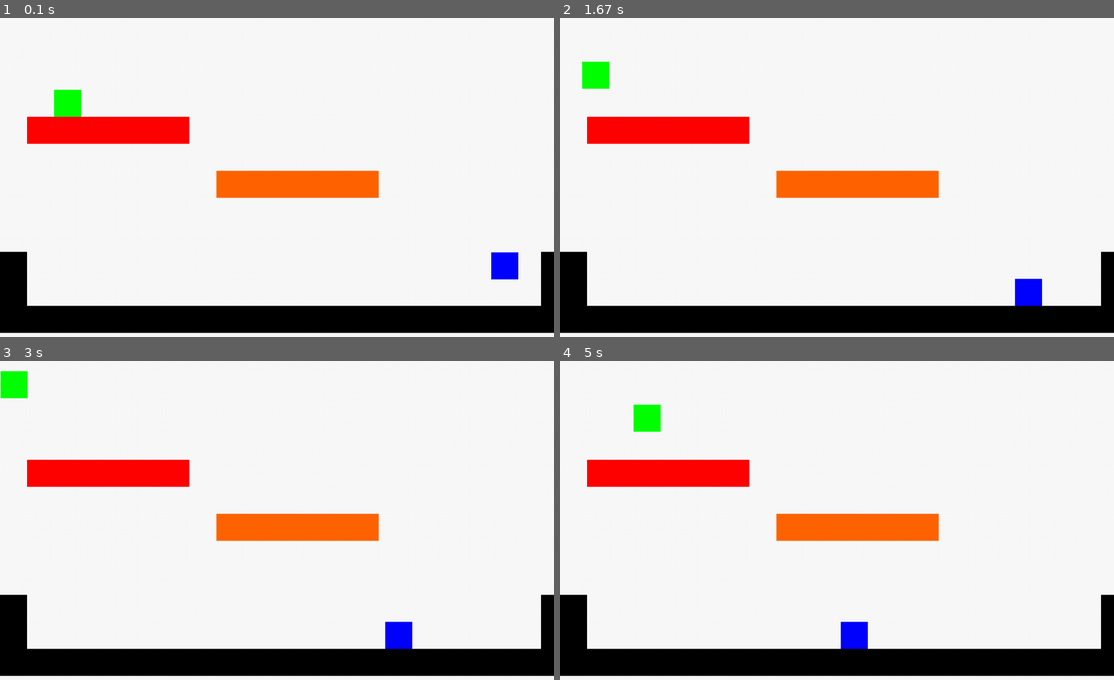
Above: before the commit, frames 1-4 (two rows, left to right).
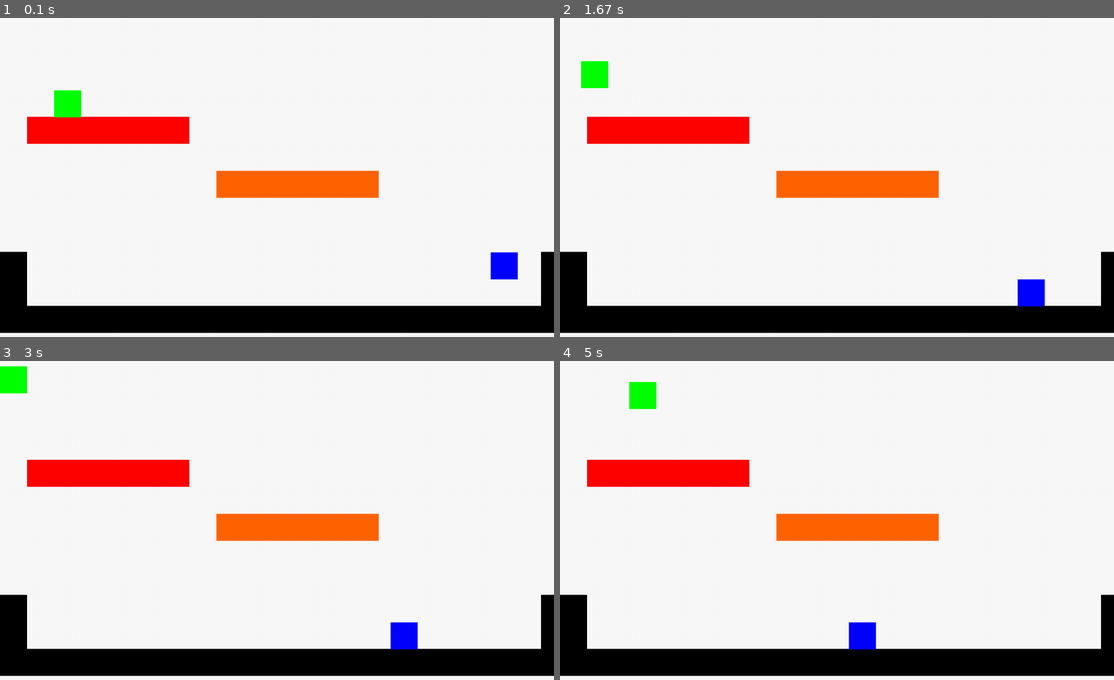
Above: after the commit, the same moments.

Repository: icanwalkonwater/sb-gamejam-pygame
Game: pygame game, started from src/main.py
The game is run twice, just before and just after one commit, with the same random seed, the same clock (stepped at 60 frames per second) and the same inputs.
Inputs:
- Up to frame 1 (0.1 s): no input
- Up to frame 2 (1.67 s): tap Space at 0.33, 1.07, 1.37 s; tap D at 0.67 s; hold Q 1-1.47 s
- Up to frame 3 (3 s): tap Space at 2.07, 2.37 s
- Up to frame 4 (5 s): hold D 3-3.53 s; tap Space at 3.07, 3.37, 3.63, 3.93, 4.95 s; tap D at 4.47, 4.87 s

The runs differ from the first frame. In frame 1, less than 0.1% of the frame differs, in the area x 9-94%, y 22-83%; in frame 2, 0.2%; in frame 3, 0.4%; in frame 4, 1.0%, in the area x 12-58%, y 6-91%.

Commit message:
Scene management, scene layers, input controller improvment, collision_mask is now a list of layers

Diff:
--- a/src/constants.py
+++ b/src/constants.py
@@ -16,6 +16,13 @@
 ENEMY_DETECTION_RANGE = Rect((0, 0), (300, 300))
 
 
+class Layers(Enum):
+    ENVIRONMENT = 1
+    PLAYER = 2
+    ENEMY = 3
+    PROJECTILE = 4
+
+
 class ImpactSide(Enum):
     TOP = 1
     BOTTOM = 2
--- a/src/enemy.py
+++ b/src/enemy.py
@@ -9,7 +9,7 @@
 
 class Enemy(RigidPhysicsAwareGameObject):
 
-    def __init__(self, surface: Surface, weight: float, ground: [GameObject], target: GameObject):
+    def __init__(self, surface: Surface, weight: float, target: GameObject, ground: [GameObject] = None):
         RigidPhysicsAwareGameObject.__init__(self, surface, weight, ground)
         self._target: GameObject = target
         self._direction = 1
--- a/src/keyboard_input.py
+++ b/src/keyboard_input.py
@@ -1,34 +1,54 @@
 from typing import Tuple
 
 import pygame
-from pygame.constants import K_q, K_d, K_z, K_s
+from pygame.constants import K_q, K_d, K_z, K_s, K_AMPERSAND, K_QUOTEDBL, K_QUOTE
+from pygame.event import Event
 from pygame.math import Vector2
 
 
 class InputController:
-    def __init__(self, horizontal: Tuple[int, int] = (K_q, K_d), vertical: Tuple[int, int] = (K_z, K_s),
-                 acceleration: Vector2 = Vector2(1, 1)):
-        self.horizontal: Tuple[int, int] = horizontal
-        self.vertical: Tuple[int, int] = vertical
-        self.acceleration: Vector2 = acceleration
+    acceleration: Vector2
+    _horizontal: Tuple[int, int]
+    _vertical: Tuple[int, int]
+    _powers: Tuple[int, int, int, int]
+    __keys_pressed: tuple
+    __keys_down: [int]
 
-    def get_motion(self) -> Vector2:
+    @classmethod
+    def init(cls, horizontal: Tuple[int, int] = (K_q, K_d), vertical: Tuple[int, int] = (K_z, K_s),
+             powers: Tuple[int, int, int, int] = (K_AMPERSAND, 233, K_QUOTEDBL, K_QUOTE),  # 233 is 'é'
+             acceleration: Vector2 = Vector2(1, 1)):
+        cls._horizontal = horizontal
+        cls._vertical = vertical
+        cls._powers = powers
+        cls.acceleration: Vector2 = acceleration
+
+    @classmethod
+    def update(cls):
+        cls.__keys_pressed = pygame.key.get_pressed()
+        cls.__keys_down = list(map(lambda evt: evt.key, pygame.event.get(pygame.KEYDOWN)))
+
+    @classmethod
+    def get_motion(cls) -> Vector2:
         motion = Vector2()
 
-        # Trick the event system, otherwise get_pressed() wont return anything
-        pygame.event.get(pygame.KEYDOWN)
-        pygame.event.clear()
+        if cls.__keys_pressed[cls._horizontal[0]]:
+            motion.x -= cls.acceleration.x
+        if cls.__keys_pressed[cls._horizontal[1]]:
+            motion.x += cls.acceleration.x
 
-        keys = pygame.key.get_pressed()
-
-        if keys[self.horizontal[0]]:
-            motion.x -= self.acceleration.x
-        if keys[self.horizontal[1]]:
-            motion.x += self.acceleration.x
-
-        if keys[self.vertical[0]]:
-            motion.y -= self.acceleration.y
-        if keys[self.vertical[1]]:
-            motion.y += self.acceleration.y
+        if cls.__keys_pressed[cls._vertical[0]]:
+            motion.y -= cls.acceleration.y
+        if cls.__keys_pressed[cls._vertical[1]]:
+            motion.y += cls.acceleration.y
 
         return motion
+
+    @classmethod
+    def get_powers(cls) -> (bool, bool, bool, bool):
+        return (
+            cls._powers[0] in cls.__keys_down,
+            cls._powers[1] in cls.__keys_down,
+            cls._powers[2] in cls.__keys_down,
+            cls._powers[3] in cls.__keys_down
+        )
--- a/src/main.py
+++ b/src/main.py
@@ -9,8 +9,9 @@
 from keyboard_input import InputController
 from player import Player
 from scene import Scene
+from scene_management import SceneManagement
 
-FPS_LIMIT = 60
+FPS_LIMIT = 30
 frames = 0
 
 
@@ -48,15 +49,24 @@
     wall_right: GameObject = GameObject(wall_left_s)
     wall_right.move(Vector2(1000, 500))
 
-    player = Player(green_box_s, .5, [red_box, orange_box, floor, wall_left, wall_right])
+    player = Player(green_box_s, .5)
     player.move(Vector2(100, 200))
 
     enemy_s: Surface = Surface((50, 50))
     enemy_s.fill((0, 0, 255))
-    enemy = Enemy(enemy_s, .5, [floor, wall_left, wall_right], player)
+    enemy = Enemy(enemy_s, .5, target=player)
     enemy.move(Vector2(900, 500))
 
-    return Scene(background, [red_box, orange_box, floor, wall_left, wall_right], [player, enemy])
+    scene: Scene = Scene(background, [red_box, orange_box, floor, wall_left, wall_right], [player, enemy])
+
+    scene.environment.add(red_box, orange_box, floor, wall_left, wall_right)
+    scene.player.add(player)
+    scene.enemies.add(enemy)
+
+    player.add_to_collision_mask(scene.environment, scene.enemies)
+    enemy.add_to_collision_mask(scene.environment)
+
+    return scene
 
 
 def main():
@@ -68,13 +78,13 @@
     pygame.mouse.set_visible(True)
 
     # Setup input controller
-    input_controller: InputController = InputController(vertical=(pygame.K_SPACE, -1))
-    input_controller.acceleration = Vector2(5, 1)
+    InputController.init(vertical=(pygame.K_SPACE, -1), acceleration=Vector2(5, 1))
 
-    # Setup scene
-    scene = create_test_scene(screen)
-    scene.draw_init(screen)  # Initial draw (background)
-    scene.dynamics.sprites()[0]._input_controller = input_controller  # Setup player
+    # Setup scene management
+    SceneManagement.init({
+        'main': create_test_scene(screen)
+    })
+    SceneManagement.load_scene('main', screen)
 
     # Setup clock
     clock: pygame.time.Clock = pygame.time.Clock()
@@ -87,11 +97,13 @@
     while True:
         delta_time = clock.get_time()
 
+        # Update inputs
+        InputController.update()
         # Dispatch update through every game objects of the scene
-        scene.update(delta_time)
+        SceneManagement.active_scene.update(delta_time)
 
         # Draw pass
-        for invalidated in scene.draw_auto(screen):
+        for invalidated in SceneManagement.active_scene.draw_auto(screen):
             pygame.display.update(invalidated)
 
         # Update the screen
--- a/src/physics.py
+++ b/src/physics.py
@@ -59,15 +59,15 @@
 
 class RigidPhysicsAwareGameObject(PhysicsAwareGameObject):
 
-    def __init__(self, surface: Surface, weight: float, collides_with: [GameObject] = None):
+    def __init__(self, surface: Surface, weight: float, collides_with: [Group] = None):
         PhysicsAwareGameObject.__init__(self, surface, weight)
 
-        self.collision_mask: Group = Group()
+        self.collision_masks: [Group] = []
         if collides_with is not None:
-            self.collision_mask.add(*collides_with)
+            self.collision_masks.append(*collides_with)
 
-    def add_to_collision_mask(self, *colliders: [GameObject]):
-        self.collision_mask.add(colliders)
+    def add_to_collision_mask(self, *groups: [Group]):
+        self.collision_masks.extend(groups)
 
     @staticmethod
     def __normalize_angle(angle: float) -> float:
@@ -84,64 +84,66 @@
         self._compute_collisions()
 
     def _compute_collisions(self):
-        other: GameObject
-        for other in self.collision_mask.sprites():
-            self_rect = self.rect
-            other_rect = other.rect
+        layer: Group
+        for layer in self.collision_masks:
+            other: GameObject
+            for other in layer.sprites():
+                self_rect = self.rect
+                other_rect = other.rect
 
-            if self_rect.colliderect(other_rect):
-                direction_of_impact: Vector2 = Vector2(other_rect.center) - Vector2(self_rect.center)
+                if self_rect.colliderect(other_rect):
+                    direction_of_impact: Vector2 = Vector2(other_rect.center) - Vector2(self_rect.center)
 
-                direction_top_left_corner: Vector2 = Vector2(
-                    other_rect.left - other_rect.centerx,
-                    other_rect.top - other_rect.centery
-                )
+                    direction_top_left_corner: Vector2 = Vector2(
+                        other_rect.left - other_rect.centerx,
+                        other_rect.top - other_rect.centery
+                    )
 
-                direction_top_right_corner: Vector2 = Vector2(
-                    other_rect.right - other_rect.centerx,
-                    other_rect.top - other_rect.centery
-                )
+                    direction_top_right_corner: Vector2 = Vector2(
+                        other_rect.right - other_rect.centerx,
+                        other_rect.top - other_rect.centery
+                    )
 
-                angle_delta_vertical = abs(direction_top_left_corner.angle_to(Vector2(0, -1)))
-                angle_delta_horizontal = abs(direction_top_right_corner.angle_to(Vector2(1, 0)))
+                    angle_delta_vertical = abs(direction_top_left_corner.angle_to(Vector2(0, -1)))
+                    angle_delta_horizontal = abs(direction_top_right_corner.angle_to(Vector2(1, 0)))
 
-                if -angle_delta_vertical < self.__normalize_angle(
-                        direction_of_impact.angle_to(-Vector2(0, -1))) < angle_delta_vertical:
-                    self._on_collide(other, direction_of_impact, ImpactSide.TOP)
+                    if -angle_delta_vertical < self.__normalize_angle(
+                            direction_of_impact.angle_to(-Vector2(0, -1))) < angle_delta_vertical:
+                        self._on_collide(other, direction_of_impact, ImpactSide.TOP)
 
-                elif -angle_delta_vertical < self.__normalize_angle(
-                        direction_of_impact.angle_to(-Vector2(0, 1))) < angle_delta_vertical:
-                    self._on_collide(other, direction_of_impact, ImpactSide.BOTTOM)
+                    elif -angle_delta_vertical < self.__normalize_angle(
+                            direction_of_impact.angle_to(-Vector2(0, 1))) < angle_delta_vertical:
+                        self._on_collide(other, direction_of_impact, ImpactSide.BOTTOM)
 
-                elif -angle_delta_horizontal < self.__normalize_angle(
-                        direction_of_impact.angle_to(-Vector2(-1, 0))) < angle_delta_horizontal:
-                    self._on_collide(other, direction_of_impact, ImpactSide.LEFT)
+                    elif -angle_delta_horizontal < self.__normalize_angle(
+                            direction_of_impact.angle_to(-Vector2(-1, 0))) < angle_delta_horizontal:
+                        self._on_collide(other, direction_of_impact, ImpactSide.LEFT)
 
-                # elif -angle_delta_horizontal < self.__normalize_angle(
-                #       direction_of_impact.angle_to(-Vector2(1, 0))) < angle_delta_horizontal:
-                else:
-                    self._on_collide(other, direction_of_impact, ImpactSide.RIGHT)
+                    # elif -angle_delta_horizontal < self.__normalize_angle(
+                    #       direction_of_impact.angle_to(-Vector2(1, 0))) < angle_delta_horizontal:
+                    else:
+                        self._on_collide(other, direction_of_impact, ImpactSide.RIGHT)
 
-                # print(f'Not normalized: {direction_of_impact} ', end='')
-                # direction_of_impact.normalize_ip()
-                #
-                # print(f", normalized: {direction_of_impact}", end='')
-                # ratio_to_edge = max(
-                #     abs(direction_of_impact.x) / (self_rect.width / 2),
-                #     abs(direction_of_impact.y) / (self_rect.height / 2)
-                # )
-                # direction_of_impact *= 1 / ratio_to_edge
-                #
-                # print(f", scaled: {direction_of_impact}")
-                #
-                # print(self_rect.width)
-                #
-                # local_impact_point = (
-                #     direction_of_impact.x * (self_rect.width / 2),
-                #     direction_of_impact.y * (self_rect.height / 2)
-                # )
-                #
-                # self._on_collide(other, direction_of_impact, local_impact_point)
+                    # print(f'Not normalized: {direction_of_impact} ', end='')
+                    # direction_of_impact.normalize_ip()
+                    #
+                    # print(f", normalized: {direction_of_impact}", end='')
+                    # ratio_to_edge = max(
+                    #     abs(direction_of_impact.x) / (self_rect.width / 2),
+                    #     abs(direction_of_impact.y) / (self_rect.height / 2)
+                    # )
+                    # direction_of_impact *= 1 / ratio_to_edge
+                    #
+                    # print(f", scaled: {direction_of_impact}")
+                    #
+                    # print(self_rect.width)
+                    #
+                    # local_impact_point = (
+                    #     direction_of_impact.x * (self_rect.width / 2),
+                    #     direction_of_impact.y * (self_rect.height / 2)
+                    # )
+                    #
+                    # self._on_collide(other, direction_of_impact, local_impact_point)
 
     def _on_collide(self, other: GameObject, direction_of_impact: Vector2, impact_side: ImpactSide):
         # print(f'Collided with {other} at {impact_side} (direction: {direction_of_impact}) !')
--- a/src/player.py
+++ b/src/player.py
@@ -8,15 +8,13 @@
 
 class Player(RigidPhysicsAwareGameObject):
 
-    def __init__(self, surface: Surface, weight: float, collides_with: [GameObject] = [],
-                 input_controller: InputController = None):
+    def __init__(self, surface: Surface, weight: float, collides_with: [GameObject] = None):
         RigidPhysicsAwareGameObject.__init__(self, surface, weight, collides_with)
-        self._input_controller: InputController = input_controller
 
     def update(self, delta_time: float):
         RigidPhysicsAwareGameObject.update(self, delta_time)
 
-        motion = self._input_controller.get_motion() * delta_time
+        motion = InputController.get_motion() * delta_time
 
         if motion.x != 0:
             self.apply_force(Vector2(motion.x, 0))
--- a/src/scene.py
+++ b/src/scene.py
@@ -1,8 +1,9 @@
 from typing import List
 
 from pygame import Surface, Rect
-from pygame.sprite import Group, RenderUpdates
+from pygame.sprite import Group, RenderUpdates, GroupSingle
 
+from constants import Layers
 from game_object import GameObject
 
 
@@ -10,23 +11,46 @@
 
     def __init__(self, background: Surface, statics: List[GameObject], dynamics: List[GameObject]):
         self.background: Surface = background
-        self._background: Surface = None
+        # Cached background with every statics blighted on it
+        self.__background: Surface = None
         self.statics: Group = Group(statics)
         self.dynamics: RenderUpdates = RenderUpdates(dynamics)
+        self.layers = {
+            Layers.ENVIRONMENT: Group(),
+            Layers.PLAYER: GroupSingle(),
+            Layers.ENEMY: Group(),
+            Layers.PROJECTILE: Group()
+        }
+
+    @property
+    def environment(self) -> Group:
+        return self.layers[Layers.ENVIRONMENT]
+
+    @property
+    def player(self) -> GroupSingle:
+        return self.layers[Layers.PLAYER]
+
+    @property
+    def enemies(self) -> Group:
+        return self.layers[Layers.ENEMY]
+
+    @property
+    def projectiles(self) -> Group:
+        return self.layers[Layers.PROJECTILE]
 
     def draw_init(self, surface: Surface):
         # Reset background
-        self._background: Surface = self.background.copy()
+        self.__background: Surface = self.background.copy()
         # Blit statics onto background
-        self._background.blits(
+        self.__background.blits(
             ((go.image, go.rect) for go in self.statics.sprites())
         )
 
-        surface.blit(self._background, (0, 0))
+        surface.blit(self.__background, (0, 0))
 
     def draw_auto(self, surface: Surface):
         # Clear the dynamic objects
-        self.dynamics.clear(surface, self._background)
+        self.dynamics.clear(surface, self.__background)
 
         # Redraw the dynamics and return the invalidated areas
         return self.dynamics.draw(surface)
--- /dev/null
+++ b/src/scene_management.py
@@ -0,0 +1,25 @@
+import sys
+from typing import Dict
+
+from pygame.surface import Surface
+
+from scene import Scene
+
+
+class SceneManagement:
+    __scenes: Dict[str, Scene]
+    active_scene: Scene
+
+    @classmethod
+    def init(cls, scenes: Dict[str, Scene]):
+        cls.__scenes = scenes
+        cls.active_scene = None
+
+    @classmethod
+    def load_scene(cls, name: str, screen: Surface):
+        cls.active_scene = cls.__scenes.get(name)
+        if cls.active_scene is None:
+            print(f'Unknown scene {name} !')
+            sys.exit(1)
+
+        cls.active_scene.draw_init(screen)
